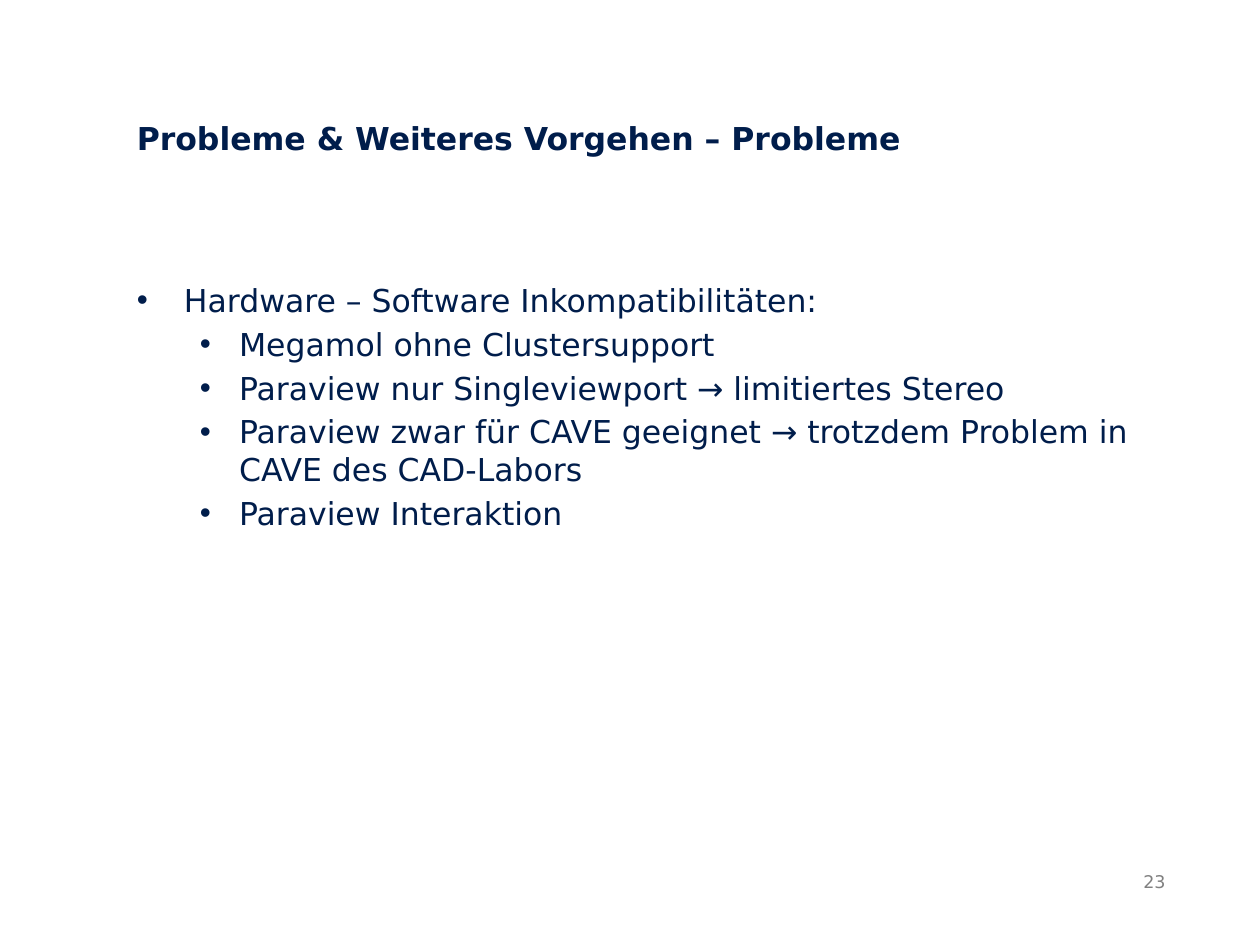
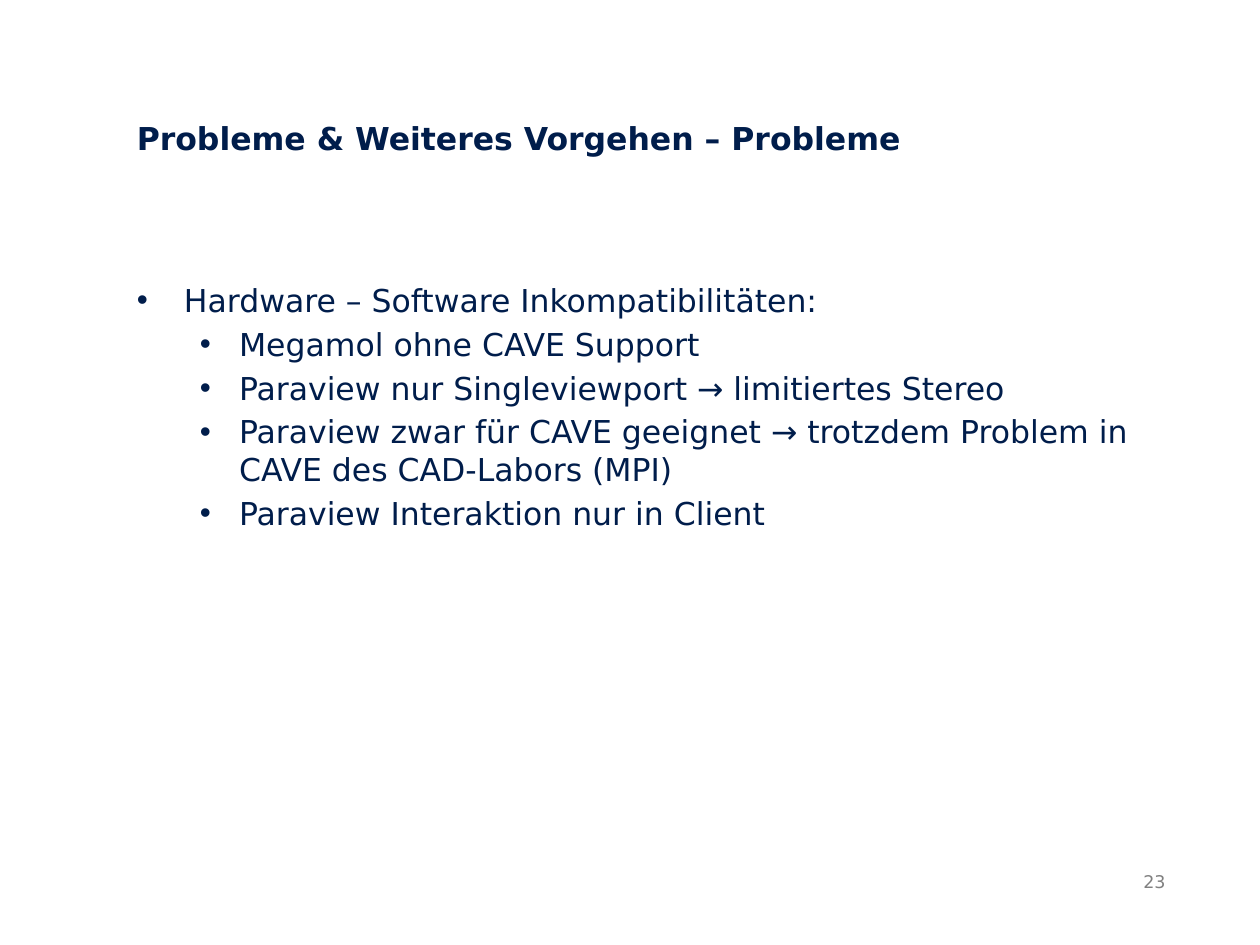
Before and after one commit to Neox-1990/OpenDECL-Diplom, a slide deck: slide 23 of Präsentationen/Zwischenpräsentation/Zwischenpräsentation.odp. Drawn at 1260x945 pixels with LibreOffice and Linux fonts; fonts in the diff are those of the drawing. Boxes give left, top, right and bottom in pixels: in the first picture for what was removed or moved away, otherwise in the second. Text is boxed around its words. In the diff, an @@ line names an element or a change of style, - is before the commit and + after.

```diff
--- a/Präsentationen/Zwischenpräsentation/Zwischenpräsentation.odp
+++ b/Präsentationen/Zwischenpräsentation/Zwischenpräsentation.odp
@@ text at [239, 332, 699, 363]: text changed @@
-  • Megamol ohne Clustersupport
+  • Megamol ohne CAVE Support
@@ text at [239, 419, 1128, 526]: text changed @@
-  • Paraview zwar für CAVE geeignet → trotzdem Problem in CAVE des CAD-Labors
-  • Paraview Interaktion
+  • Paraview zwar für CAVE geeignet → trotzdem Problem in CAVE des CAD-Labors (MPI)
+  • Paraview Interaktion nur in Client
```
Also in this commit, not shown: 5 other slides changed, 8 other files.
